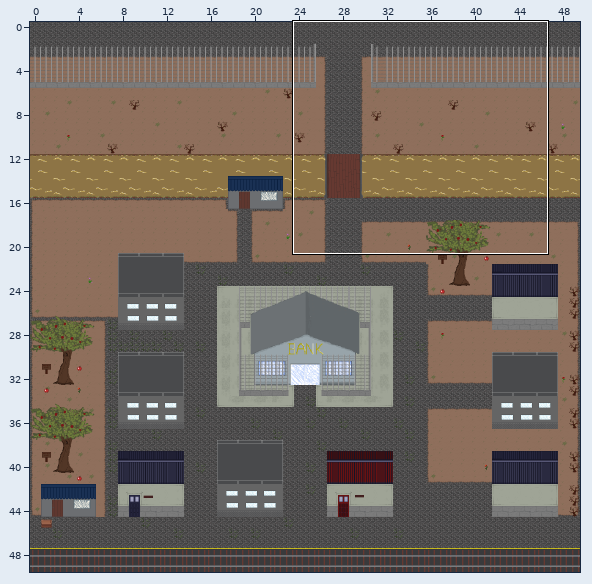
Two states of a Tiled map, game-design/map1.tmx. Above: a wide view before the commit, with the close-up outlined.
Close-up. Earlier state:
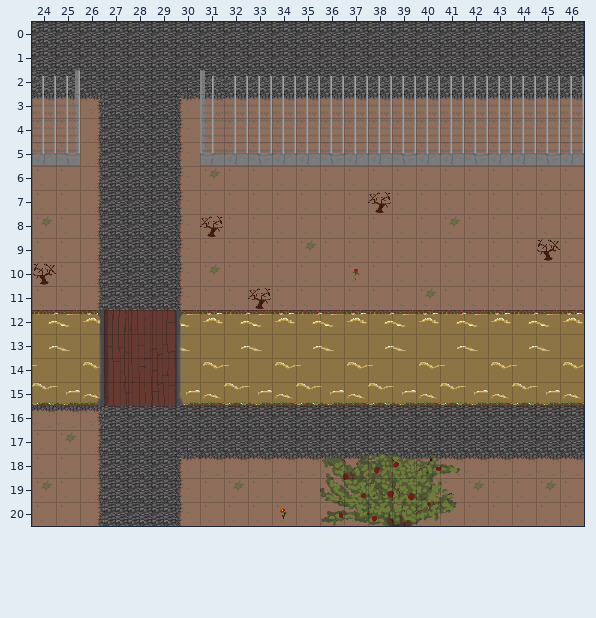
Cells are 32x32 px. Shown: x 24..46, y 0..20. The commit also changed other parts of the map, which this record leaves out. Tiles whose own drawing changed are shown in their newer look in all pictures.
After the commit:
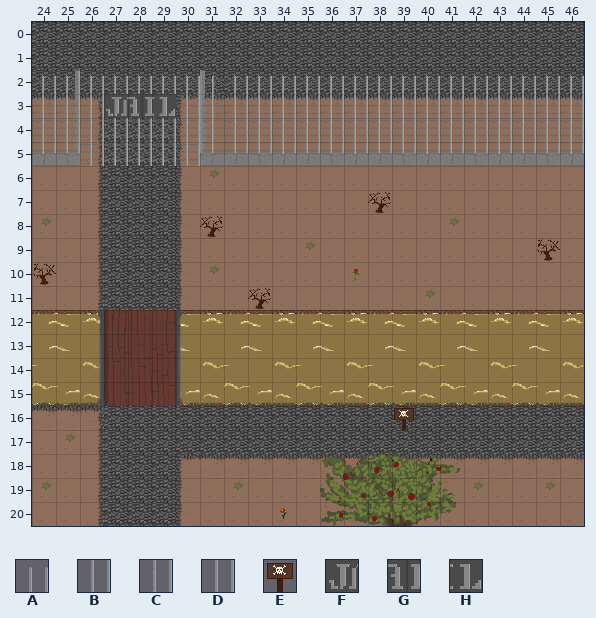
Key: from "real_tileset": A 112, B 128, C 144, D 145, E 156, F 172, G 173, H 174.
_ is an empty cell.
Tiles of an added or newly shown layer are drawn over the layers below it.
Change:
{"where": "layer \"walls\""}
{"y":2,"x":26,"old":"_____","new":"AAAAA"}
{"y":3,"x":26,"old":"_____","new":"BFGHB"}
{"y":4,"x":26,"old":"_____","new":"CDDDD"}
{"y":5,"x":26,"old":"_____","new":"CDDDD"}
{"where": "layer \"signs2\" (added)"}
{"y":16,"x":39,"old":"_","new":"E"}
{"label":"added","picture_box":[80,75,200,166]}
{"label":"added","picture_box":[394,408,414,430]}
